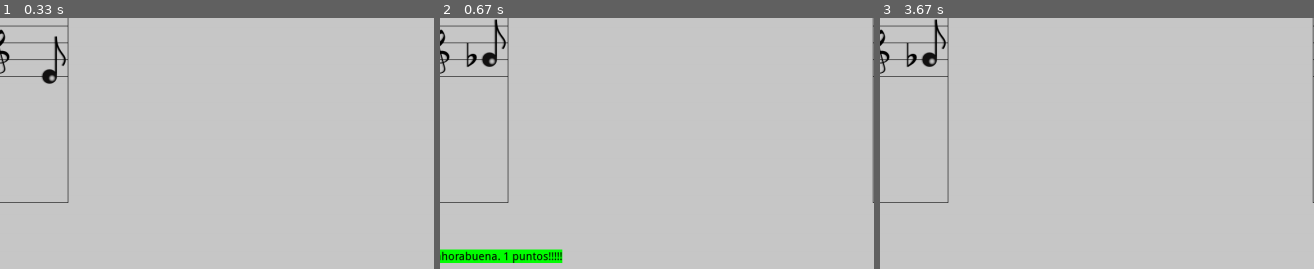
Above: before the commit, frames 1-3 (left to right).
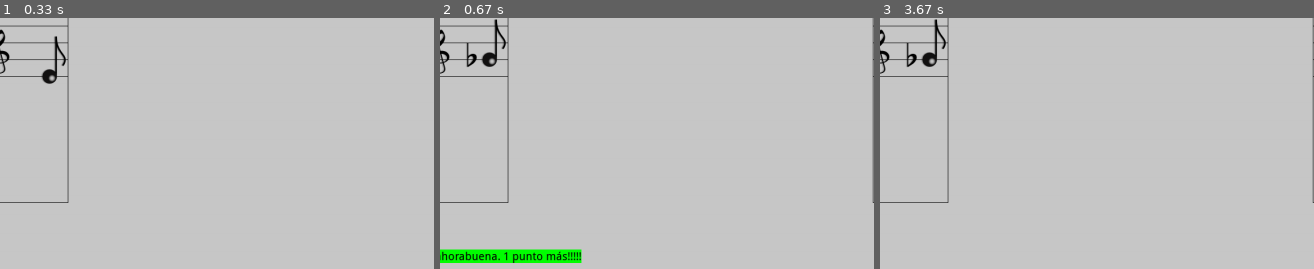
Above: after the commit, the same moments.

Repository: AngelMiedes/piano_pygame
Game: pygame game, started from 04_piano.py
Two runs of this game, one before a commit and one after it. Both use one fixed random seed, a clock stepped at 60 frames per second and the inputs below.
Inputs (mouse positions are % of the whole screen's width and height, from its top left):
- Up to frame 1 (0.33 s): no input
- Up to frame 2 (0.67 s): click (49, 12) at 0.4 s
- Up to frame 3 (3.67 s): no input
The pictures show only the part of the screen within x 2-52%, y 50-100%; the shares and areas given below are measured in that part.

Frame 1 is identical in both runs. In frame 2, 0.4% of the frame differs, in the area x 23-33%, y 92-98%; in frame 3, nothing differs.

Commit message:
setup crear ejecutable

Diff:
--- a/04_piano.py
+++ b/04_piano.py
@@ -310,9 +310,8 @@
                     # Mostramos la nota en el pentagrama asociada a la tecla pulsada
                     teclado.mostrar_nota(screen, teclado.tecla_pulsada(pygame.mouse.get_pos()), (WIDTH + teclado.x) // 2, HEIGHT_IMAGE_NOTA + teclado.x)
                     if tecla_random == teclado.tecla_pulsada(pygame.mouse.get_pos()):
-                        incremento = abs(teclado.tecla_pulsada(pygame.mouse.get_pos()).octava - 4) + 1
-                        puntuacion += incremento
-                        actualiza_info(screen, f' Enhorabuena. {incremento} puntos!!!!!', puntuacion, color_ftext=(0, 255, 0))
+                        puntuacion += 1
+                        actualiza_info(screen, f' Enhorabuena. 1 punto más!!!!!', puntuacion, color_ftext=(0, 255, 0))
                         time_msg = 0
                         cont_time_fallo = 0
                         tecla_random = Tecla(random.choice(listNotas), int(random.choice(teclado.octavas)))
--- /dev/null
+++ b/setup.py
@@ -0,0 +1,14 @@
+import cx_Freeze
+
+executables = [cx_Freeze.Executable("04_piano.py")]
+
+build_exe_options = {"packages": ["pygame", "sys", "os", "random"],
+                     "include_files":["images", "sounds"]}
+
+cx_Freeze.setup(
+    name = "Aprende Piano",
+    version = "1.0",
+    description = "Juego notas musicales",
+    options={"build_exe": build_exe_options},
+    executables = executables
+    )
Not shown, changed: .gitignore
